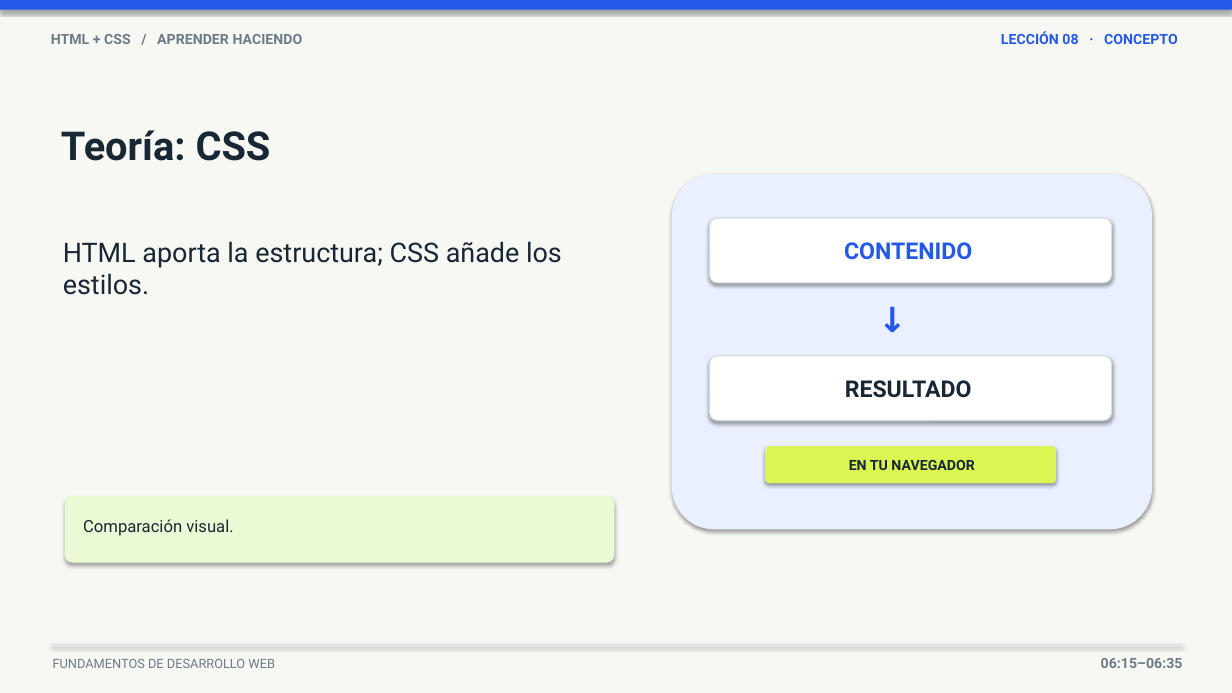
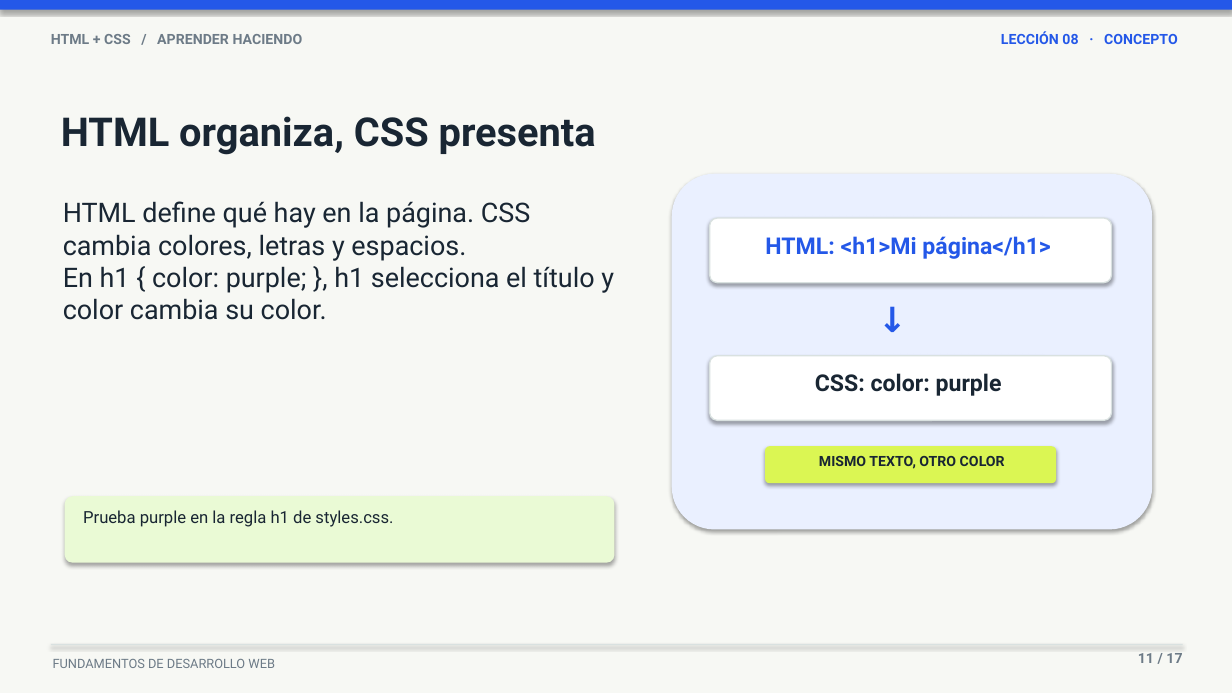
Before and after one commit to upc-pre-202620-1asi0730-8093-greentech/webdev-course-greentech, a slide deck: slide 11 of scripts/lesson-8-simple-web-page/lesson-8-simple-web-page-presentation.pptx. Drawn at 1232x693 pixels with LibreOffice and Linux fonts; fonts in the diff are those of the drawing. Boxes give left, top, right and bottom in pixels: in the first picture for what was removed or moved away, otherwise in the second. Text is boxed around its words. In the diff, an @@ line names an element or a change of style, - is before the commit and + after.

```diff
--- a/scripts/lesson-8-simple-web-page/lesson-8-simple-web-page-presentation.pptx
+++ b/scripts/lesson-8-simple-web-page/lesson-8-simple-web-page-presentation.pptx
@@ text at (61,116,596,155): text changed @@
-Teoría: CSS
+HTML organiza, CSS presenta
@@ text at (63,201,614,320): text changed @@
-HTML aporta la estructura; CSS añade los estilos.
+HTML define qué hay en la página. CSS cambia colores, letras y espacios.
+En h1 { color: purple; }, h1 selecciona el título y color cambia su color.
@@ text at (765,236,1050,259): text changed @@
-CONTENIDO
+HTML: <h1>Mi página</h1>
@@ text at (815,373,1002,396): text changed @@
-RESULTADO
+CSS: color: purple
@@ text at (819,456,1005,469): text changed @@
-EN TU NAVEGADOR
+MISMO TEXTO, OTRO COLOR
@@ text at (83,510,393,527): text changed @@
-Comparación visual.
+Prueba purple en la regla h1 de styles.css.
@@ text at (1138,653,1182,663): text changed @@
-06:15–06:35
+11 / 17
```
Also in this commit, not shown: 8 other slides changed, 8 slides added, 8 slides removed.
